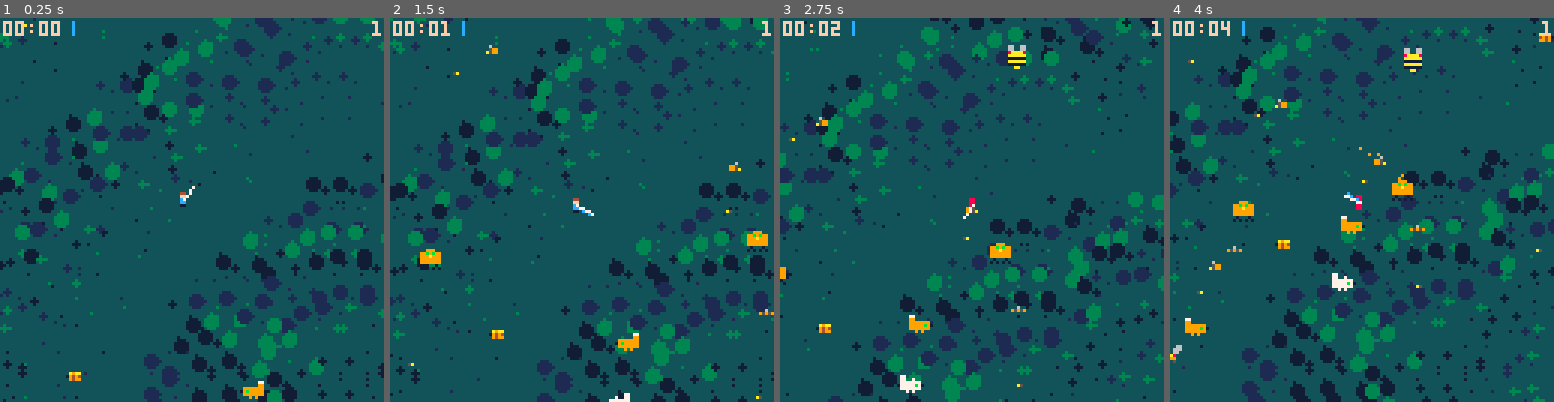
Above: before the commit, frames 1-4 (left to right).
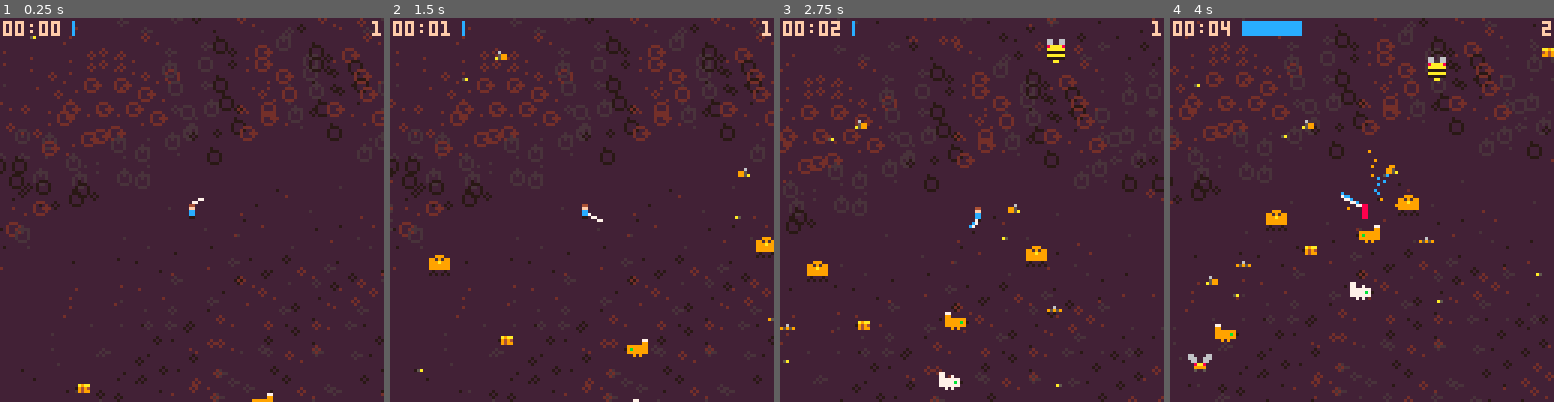
Above: after the commit, the same moments.

Repository: darabos/pico-8-projects
Game: PICO-8 cartridge buzz-survivor.p8
Two runs of this game, one before a commit and one after it. Both use one fixed random seed, a clock stepped at 60 frames per second and the inputs below.
Inputs:
- Up to frame 1 (0.25 s): no input
- Up to frame 2 (1.5 s): no input
- Up to frame 3 (2.75 s): hold Right 1.6-2.1 s; hold Up 2.15-2.42 s; hold Right from 2.47 s (still down)
- Up to frame 4 (4 s): release Right at 3.03 s; hold Left 3.08-3.58 s; hold Down 3.63-3.97 s

The runs differ from the first frame. In frame 1, 100% of the frame differs, in the area x 0-100%, y 0-100%; in frame 2, 100%; in frame 3, 100%; in frame 4, 100%.

Commit message:
Animals don't die. Second biome. Pickup upgrade for net.

Diff:
--- a/buzz-survivor.p8
+++ b/buzz-survivor.p8
@@ -3,20 +3,23 @@
 __lua__
 wpnclasses={
  {name="net",
+  pickup=50,
   phase=0,len=10,spd=0.02,dmg=1,
   draw=function(s)
    line(
-    p.x,p.y,
+    flr(p.x)+1.5*cos(s.spd*(s.phase-1)),
+    flr(p.y)+3*sin(s.spd*(s.phase-1)),
     p.x+s.len*cos(s.spd*(s.phase-1)),
     p.y+s.len*sin(s.spd*(s.phase-1)),12)
    line(
-    p.x,p.y,
+    flr(p.x)+1.5*cos(s.spd*s.phase),
+    flr(p.y)+3*sin(s.spd*s.phase),
     p.x+s.len*cos(s.spd*s.phase),
     p.y+s.len*sin(s.spd*s.phase),7)
   end,
   update=function(s)
    s.phase+=1
-   s.len=p.level*5
+   s.len=min(90,p.level*5)
    local last=nil
    for i=1,s.len\5 do
     local hx=p.x+5*i*cos(s.spd*s.phase)
@@ -27,15 +30,21 @@
      foreach(collisionmap[k],function(e)
       hit(e,s.dmg)
      end)
+     foreach(xps[k],function(e)
+      if rnd(100)<s.pickup then
+       del(xps[k],e)
+       p.xp+=e.value
+      end
+     end)
     end
    end
-  end}
+  end},
 }
 
 function _init()
  p={
-  x=rnd(10000),y=rnd(10000),
-  spr=1,spd=1.5,level=1,xp=0,
+  x=rnd(10000)-5000,y=rnd(10000)-5000,
+  spr=1,spd=1,level=1,xp=0,
   weapons={wpnclasses[1]},
  }
  cam={x=p.x,y=p.y}
@@ -47,16 +56,24 @@
   add(enemies,newenemy())
  end
  ts=0
+ biome=2
 end
 
 function setpal(c)
  for i=1,15 do
   pal(i,c or i)
  end
- pal(0,3+128,1)
- pal(1,1+128,1)
- pal(2,1,1)
- pal(3,3,1)
+ if biome==1 then
+  pal(0,3+128,1)
+  pal(1,1+128,1)
+  pal(2,1,1)
+  pal(3,3,1)
+ elseif biome==2 then
+  pal(0,2+128,1)
+  pal(1,0+128,1)
+  pal(2,4+128,1)
+  pal(3,5+128,1)
+ end
  poke(24366,1)--apply to editor
 end
 setpal()
@@ -79,12 +96,17 @@
     cos(0.02*(fy+y))*2^2)%5
    for z=1,d do
     local r=(fx+x)^2+(fy+y)^2+(z+c)^2
-    circfill(
-     x*8-sx+r%11,y*8-sy+r%9,(z-1)%3,c)
-   end
-  end
- end
- camera(cam.x-60,cam.y-60)
+    if biome==1 then
+     circfill(
+      x*8-sx+r%11,y*8-sy+r%9,(z-1)%3,c)
+    elseif biome==2 then
+     circ(
+      x*8-sx+r%11,y*8-sy+r%9,(z-1)%3,c)
+    end
+   end
+  end
+ end
+ camera(cam.x-64,cam.y-64)
  cam.x*=0.95
  cam.x+=0.05*(p.x+flr(p.vx*20))
  cam.y*=0.95
@@ -107,8 +129,18 @@
  end
  --enemies
  foreach(enemies,function(e)
-  spr(e.spr,e.x-4,e.y-4,1,1,e.flip)
- end)
+  if e.hp>0 then
+   spr(e.spr,e.x-4,e.y-4,1,1,e.flip)
+  end
+ end)
+ pal(9,1)
+ pal(10,12)
+ foreach(enemies,function(e)
+  if e.hp<=0 then
+   spr(e.spr,e.x-4,e.y-4,1,1,e.flip)
+  end
+ end)
+ setpal()
  --effects
  foreach(effects,function(e)
   e.ttl-=1
@@ -140,6 +172,21 @@
  print(txt,x-#txt*4+4,y,c)
 end
 
+function colliders(
+ list,center,radius,fn)
+ local pk=collisionkey(center,-5)
+ for i=0,1 do for j=0,1 do
+  local cell=list[pk+i+100*j]
+  foreach(cell,function(o)
+   local dx=o.x-center.x
+   local dy=o.y-center.y
+   if abs(dx)+abs(dy)<radius then
+    fn(o,cell)
+   end
+  end)
+ end end
+end
+
 function _update()
  ts+=1
  --player
@@ -168,18 +215,10 @@
  p.x+=p.vx
  p.y+=p.vy
  --xp
- local pk=collisionkey(p,-5)
- for i=0,1 do for j=0,1 do
-  local v=xps[pk+i+100*j]
-  foreach(v,function(xp)
-   local dx=xp.x-p.x
-   local dy=xp.y-p.y
-   if abs(dx)+abs(dy)<5 then
-    del(v,xp)
-    p.xp+=xp.value
-   end
-  end)
- end end
+ colliders(xps,p,5,function(xp,cell)
+  del(cell,xp)
+  p.xp+=xp.value
+ end)
  --enemies
  collisionmap={}
  local key=collisionkey
@@ -197,6 +236,10 @@
   local dx=p.x-e.x
   local dy=p.y-e.y
   local l=sqrt((dx/10)^2+(dy/10)^2)*10
+  if e.hp<1 then
+   dx*=-2
+   dy*=-2
+  end
   local max_dist=120
   if abs(dx)>max_dist
   or abs(dy)>max_dist then
@@ -213,7 +256,7 @@
   end
   e.flip=dx<0
   local k=key(e,-5)
-  for dk1=0,1 do for dk2=0,1 do
+  if e.hp>0 then for dk1=0,1 do for dk2=0,1 do
    for j,e2 in pairs(collision[k+dk1+100*dk2]) do
     if e2!=e then
      local dx=e.x-e2.x
@@ -225,7 +268,7 @@
      end
     end
    end
-  end end
+  end end end
  end
  if #enemies<250 and rnd(100)<10 then
   add(enemies,newenemy())
@@ -265,7 +308,6 @@
  e.hp-=dmg
  addeffect(e,dmg*2,9)
  if e.hp<=0 then
-  del(enemies,e)
   addxp(e,e.xp)
  end
 end
@@ -301,7 +343,7 @@
 end
 __gfx__
 000000000000000000000000000000000000000000000000660000660660066000999000000000000000000000000000000000000000000000009a0000000000
-000000000000000000000000000000000000000000000000666006660660066099b9b99077000000770000000000000000000000000000000009789000000000
+00000000000000000000000000000000000000000000000066600666066006609939399077000000770000000000000000000000000000000009789000000000
 007007000004400000000000000000000006000000a9aa000660066008aaaa80999a99909900000077007000000000000000000000000000765a990000000000
 00077000000ff00000000000000600000005990001949400008aa8000aaaaaa099999990999999907777777000000000000000000000000069a5a00000000000
 00077000000cc0000005a0000959590000a599000094990000999900011111109999999099999b9177777b7100000000000000000000000005a5500000000000
